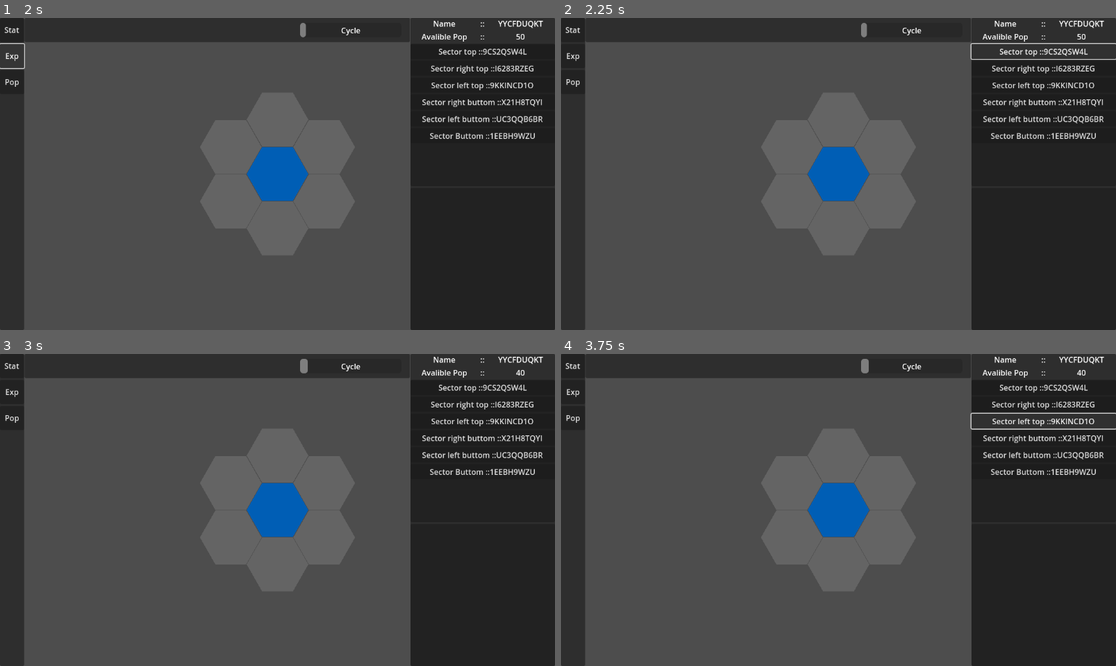
Above: before the commit, frames 1-4 (two rows, left to right).
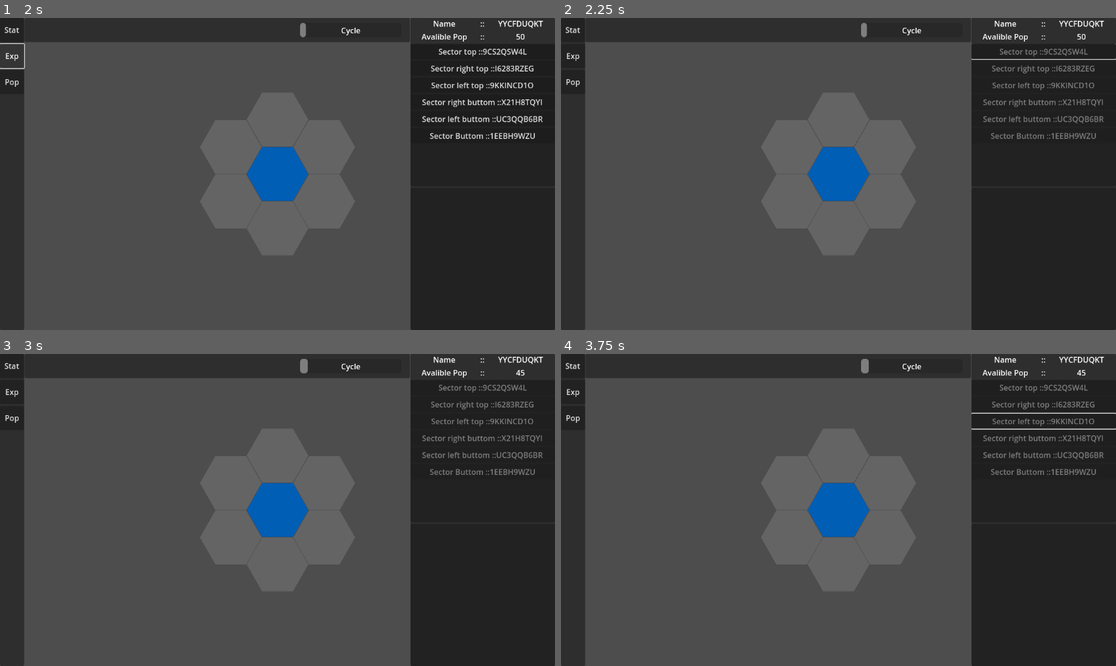
Above: after the commit, the same moments.

Repository: Drakosam/godot_game_2
Game: Godot game, scene res://main_node.tscn
Same seed, same stepped clock (60 frames per second), same inputs: the game is played once before the commit and once after it.
Inputs (mouse positions are in pixels of both pictures, inside the frame that each line leads up to):
- Up to frame 1 (2 s): click "Stat" at 0.5 s; click "Exp" at 1.25 s
- Up to frame 2 (2.25 s): click "Sector top ::9CS2QSW4L" at 2 s
- Up to frame 3 (3 s): click (482, 403) at 2.75 s, where only the run before the commit has a clickable "Sector right top ::I6283RZEG"
- Up to frame 4 (3.75 s): click (1043, 422) at 3.5 s, where only the run before the commit has a clickable "Sector left top ::9KKINCD1O"

Frame 1 is identical in both runs. In frame 2, 1.2% of the frame differs, in the area x 73-100%, y 8-39%; in frame 3, 1.0%; in frame 4, 1.1%.

Commit message:
-custom btt

Diff:
--- a/actors/tile_logic.tscn
+++ b/actors/tile_logic.tscn
@@ -19,11 +19,18 @@
 var tile_botton_r = null
 var tile_botton_l = null
 
+
 var pop = 0
 var max_pop = 50
 var pop_lock = 0
 
+
 var job_logic = null
+
+
+var exp_cd = 0
+var pop_cd = 0
+
 
 func _ready():
 	name_tile = _generate_word(9)
@@ -74,6 +81,10 @@
 		job_logic.act()
 		_job_resolve_proces()
 
+	if exp_cd>0:
+		exp_cd -= 1
+
+
 func _job_resolve_proces():
 	var job_done_list = job_logic.jobs_result()
 	for job in job_done_list:
@@ -88,9 +99,10 @@
 
 
 func explore_neighborhood(neighborhood):
-	if pop>4:
+	if pop>4 and exp_cd<1:
 		pop -= 5
-	neighborhood.try_discaver_tile(5, self)
+		neighborhood.try_discaver_tile(5, self)
+		exp_cd = 20
 
 
 func cycle_update_logic():
@@ -106,6 +118,8 @@
 
 	pop_lost_chance += max_pop - pop
 
+	print(pop_lost_chance)
+
 	if pop_lost_chance > 960:
 		pop -= 1
 "
--- /dev/null
+++ b/components/custom_buttom.tscn
@@ -0,0 +1,34 @@
+[gd_scene format=3 uid="uid://chyuqx4cab6tn"]
+
+[node name="Custom_buttom" type="Panel"]
+custom_minimum_size = Vector2(0, 48)
+anchors_preset = 15
+anchor_right = 1.0
+anchor_bottom = 1.0
+grow_horizontal = 2
+grow_vertical = 2
+
+[node name="HBoxContainer" type="HBoxContainer" parent="."]
+anchors_preset = 15
+anchor_right = 1.0
+anchor_bottom = 1.0
+grow_horizontal = 2
+grow_vertical = 2
+
+[node name="Panel" type="Panel" parent="HBoxContainer"]
+custom_minimum_size = Vector2(80, 0)
+offset_right = 80.0
+offset_bottom = 648.0
+
+[node name="CheckButton" type="CheckButton" parent="HBoxContainer/Panel"]
+offset_right = 44.0
+offset_bottom = 24.0
+scale = Vector2(2, 2)
+theme_override_constants/h_separation = 8
+
+[node name="Button" type="Button" parent="HBoxContainer"]
+offset_left = 84.0
+offset_right = 1152.0
+offset_bottom = 648.0
+size_flags_horizontal = 3
+text = "btt"
--- a/gui/current_action_panel.tscn
+++ b/gui/current_action_panel.tscn
@@ -15,8 +15,8 @@
 func set_tile(raw_tile):
 	raw_tile_data = raw_tile
 	job_quaque = []
-	for c in $VBoxContainer.get_children():
-		$VBoxContainer.remove_child(c)
+	for c in $ScrollContainer/VBoxContainer.get_children():
+		$ScrollContainer/VBoxContainer.remove_child(c)
 	update_panel()
 
 
@@ -33,7 +33,7 @@
 					var new_job = JobsProgressStaus.instantiate()
 					new_job.set_job(item)
 					job_quaque.append(new_job)
-					$VBoxContainer.add_child(new_job)
+					$ScrollContainer/VBoxContainer.add_child(new_job)
 
 	var temp_job_quaque = []
 	for job in job_quaque:
@@ -41,7 +41,7 @@
 		if job.is_active:
 			temp_job_quaque.append(job)
 		else:
-			$VBoxContainer.remove_child(job)
+			$ScrollContainer/VBoxContainer.remove_child(job)
 
 	job_quaque = temp_job_quaque
 "
@@ -54,10 +54,15 @@
 grow_vertical = 2
 script = SubResource("GDScript_gh1yl")
 
-[node name="VBoxContainer" type="VBoxContainer" parent="."]
+[node name="ScrollContainer" type="ScrollContainer" parent="."]
 layout_mode = 1
 anchors_preset = 15
 anchor_right = 1.0
 anchor_bottom = 1.0
 grow_horizontal = 2
 grow_vertical = 2
+
+[node name="VBoxContainer" type="VBoxContainer" parent="ScrollContainer"]
+layout_mode = 2
+size_flags_horizontal = 3
+size_flags_vertical = 3
--- a/gui/exploration_panel.tscn
+++ b/gui/exploration_panel.tscn
@@ -18,14 +18,34 @@
 func update_panel():
 	hide_btt()
 	refresh_exp_btt()
+	check_valability()
+
+
+func check_valability():
+	if current_tile.logic.exp_cd > 0:
+		$ScrollContainer/VBoxContainer/ChekNextSector/btt_top.disabled = true
+		$ScrollContainer/VBoxContainer/ChekNextSector/btt_buttom.disabled = true
+		$ScrollContainer/VBoxContainer/ChekNextSector/btt_left_buttom.disabled = true
+		$ScrollContainer/VBoxContainer/ChekNextSector/btt_left_top.disabled = true
+		$ScrollContainer/VBoxContainer/ChekNextSector/btt_right_buttom.disabled = true
+		$ScrollContainer/VBoxContainer/ChekNextSector/btt_right_top.disabled = true
+	else:
+		$ScrollContainer/VBoxContainer/ChekNextSector/btt_top.disabled = false
+		$ScrollContainer/VBoxContainer/ChekNextSector/btt_buttom.disabled = false
+		$ScrollContainer/VBoxContainer/ChekNextSector/btt_left_buttom.disabled = false
+		$ScrollContainer/VBoxContainer/ChekNextSector/btt_left_top.disabled = false
+		$ScrollContainer/VBoxContainer/ChekNextSector/btt_right_buttom.disabled = false
+		$ScrollContainer/VBoxContainer/ChekNextSector/btt_right_top.disabled = false
+
 
 func hide_btt():
-	$VBoxContainer/btt_top.visible = false
-	$VBoxContainer/btt_buttom.visible = false
-	$VBoxContainer/btt_left_buttom.visible = false
-	$VBoxContainer/btt_left_top.visible = false
-	$VBoxContainer/btt_right_buttom.visible = false
-	$VBoxContainer/btt_right_top.visible = false
+	$ScrollContainer/VBoxContainer/ChekNextSector/btt_top.visible = false
+	$ScrollContainer/VBoxContainer/ChekNextSector/btt_buttom.visible = false
+	$ScrollContainer/VBoxContainer/ChekNextSector/btt_left_buttom.visible = false
+	$ScrollContainer/VBoxContainer/ChekNextSector/btt_left_top.visible = false
+	$ScrollContainer/VBoxContainer/ChekNextSector/btt_right_buttom.visible = false
+	$ScrollContainer/VBoxContainer/ChekNextSector/btt_right_top.visible = false
+
 
 func refresh_exp_btt():
 	if not current_tile:
@@ -36,58 +56,63 @@
 
 	if current_tile.tile_top and current_tile.tile_top.visible:
 		if not current_tile.tile_top.is_discover:
-			$VBoxContainer/btt_top.visible = true
-			$VBoxContainer/btt_top.text =  'Sector top ::' + current_tile.tile_top.logic.name_tile
+			$ScrollContainer/VBoxContainer/ChekNextSector/btt_top.visible = true
+			$ScrollContainer/VBoxContainer/ChekNextSector/btt_top.text =  'Sector top ::' + current_tile.tile_top.logic.name_tile
 
 	if current_tile.tile_top_r and current_tile.tile_top_r.visible:
 		if not current_tile.tile_top_r.is_discover:
-			$VBoxContainer/btt_right_top.visible = true
-			$VBoxContainer/btt_right_top.text = 'Sector right top ::' + current_tile.tile_top_r.logic.name_tile
+			$ScrollContainer/VBoxContainer/ChekNextSector/btt_right_top.visible = true
+			$ScrollContainer/VBoxContainer/ChekNextSector/btt_right_top.text = 'Sector right top ::' + current_tile.tile_top_r.logic.name_tile
 
 	if current_tile.tile_top_l and current_tile.tile_top_l.visible:
 		if not current_tile.tile_top_l.is_discover:
-			$VBoxContainer/btt_left_top.visible = true
-			$VBoxContainer/btt_left_top.text = 'Sector left top ::' + current_tile.tile_top_l.logic.name_tile
+			$ScrollContainer/VBoxContainer/ChekNextSector/btt_left_top.visible = true
+			$ScrollContainer/VBoxContainer/ChekNextSector/btt_left_top.text = 'Sector left top ::' + current_tile.tile_top_l.logic.name_tile
 
 	if current_tile.tile_botton and current_tile.tile_botton.visible:
 		if not current_tile.tile_botton.is_discover:
-			$VBoxContainer/btt_buttom.visible = true
-			$VBoxContainer/btt_buttom.text = 'Sector Buttom ::' + current_tile.tile_botton.logic.name_tile
+			$ScrollContainer/VBoxContainer/ChekNextSector/btt_buttom.visible = true
+			$ScrollContainer/VBoxContainer/ChekNextSector/btt_buttom.text = 'Sector Buttom ::' + current_tile.tile_botton.logic.name_tile
 
 	if current_tile.tile_botton_r and current_tile.tile_botton_r.visible:
 		if not current_tile.tile_botton_r.is_discover:
-			$VBoxContainer/btt_right_buttom.visible = true
-			$VBoxContainer/btt_right_buttom.text = 'Sector right buttom ::' + current_tile.tile_botton_r.logic.name_tile
+			$ScrollContainer/VBoxContainer/ChekNextSector/btt_right_buttom.visible = true
+			$ScrollContainer/VBoxContainer/ChekNextSector/btt_right_buttom.text = 'Sector right buttom ::' + current_tile.tile_botton_r.logic.name_tile
 
 	if current_tile.tile_botton_l and current_tile.tile_botton_l.visible:
 		if not current_tile.tile_botton_l.is_discover:
-			$VBoxContainer/btt_left_buttom.visible = true
-			$VBoxContainer/btt_left_buttom.text = 'Sector left buttom ::' + current_tile.tile_botton_l.logic.name_tile
-
+			$ScrollContainer/VBoxContainer/ChekNextSector/btt_left_buttom.visible = true
+			$ScrollContainer/VBoxContainer/ChekNextSector/btt_left_buttom.text = 'Sector left buttom ::' + current_tile.tile_botton_l.logic.name_tile
 
 
 func _on_btt_top_button_down():
 	current_tile.logic.explore_neighborhood(current_tile.tile_top.logic)
+	check_valability()
 
 
 func _on_btt_right_top_button_down():
 	current_tile.logic.explore_neighborhood(current_tile.tile_top_r.logic)
+	check_valability()
 
 
 func _on_btt_left_top_button_down():
 	current_tile.logic.explore_neighborhood(current_tile.tile_top_l.logic)
+	check_valability()
 
 
 func _on_btt_right_buttom_button_down():
 	current_tile.logic.explore_neighborhood(current_tile.tile_botton_r.logic)
+	check_valability()
 
 
 func _on_btt_left_buttom_button_down():
 	current_tile.logic.explore_neighborhood(current_tile.tile_botton_l.logic)
+	check_valability()
 
 
 func _on_btt_buttom_button_down():
 	current_tile.logic.explore_neighborhood(current_tile.tile_botton.logic)
+	check_valability()
 
 "
 
@@ -99,52 +124,65 @@
 grow_vertical = 2
 script = SubResource("GDScript_uytab")
 
-[node name="VBoxContainer" type="VBoxContainer" parent="."]
+[node name="ScrollContainer" type="ScrollContainer" parent="."]
 anchors_preset = 15
 anchor_right = 1.0
 anchor_bottom = 1.0
 grow_horizontal = 2
 grow_vertical = 2
 
-[node name="btt_top" type="Button" parent="VBoxContainer"]
+[node name="VBoxContainer" type="VBoxContainer" parent="ScrollContainer"]
+offset_right = 1152.0
+offset_bottom = 648.0
+grow_horizontal = 2
+grow_vertical = 2
+size_flags_horizontal = 3
+size_flags_vertical = 3
+
+[node name="ChekNextSector" type="VBoxContainer" parent="ScrollContainer/VBoxContainer"]
+offset_right = 1152.0
+offset_bottom = 648.0
+size_flags_vertical = 3
+
+[node name="btt_top" type="Button" parent="ScrollContainer/VBoxContainer/ChekNextSector"]
 offset_right = 1152.0
 offset_bottom = 31.0
 text = "Sector top ::"
 
-[node name="btt_right_top" type="Button" parent="VBoxContainer"]
+[node name="btt_right_top" type="Button" parent="ScrollContainer/VBoxContainer/ChekNextSector"]
 offset_top = 35.0
 offset_right = 1152.0
 offset_bottom = 66.0
 text = "Sector right top ::"
 
-[node name="btt_left_top" type="Button" parent="VBoxContainer"]
+[node name="btt_left_top" type="Button" parent="ScrollContainer/VBoxContainer/ChekNextSector"]
 offset_top = 70.0
 offset_right = 1152.0
 offset_bottom = 101.0
 text = "Sector left top ::
 "
 
-[node name="btt_right_buttom" type="Button" parent="VBoxContainer"]
+[node name="btt_right_buttom" type="Button" parent="ScrollContainer/VBoxContainer/ChekNextSector"]
 offset_top = 105.0
 offset_right = 1152.0
 offset_bottom = 136.0
 text = "Sector right buttom ::"
 
-[node name="btt_left_buttom" type="Button" parent="VBoxContainer"]
+[node name="btt_left_buttom" type="Button" parent="ScrollContainer/VBoxContainer/ChekNextSector"]
 offset_top = 140.0
 offset_right = 1152.0
 offset_bottom = 171.0
 text = "Sector left buttom ::"
 
-[node name="btt_buttom" type="Button" parent="VBoxContainer"]
+[node name="btt_buttom" type="Button" parent="ScrollContainer/VBoxContainer/ChekNextSector"]
 offset_top = 175.0
 offset_right = 1152.0
 offset_bottom = 206.0
 text = "Sector Buttom ::"
 
-[connection signal="button_down" from="VBoxContainer/btt_top" to="." method="_on_btt_top_button_down"]
-[connection signal="button_down" from="VBoxContainer/btt_right_top" to="." method="_on_btt_right_top_button_down"]
-[connection signal="button_down" from="VBoxContainer/btt_left_top" to="." method="_on_btt_left_top_button_down"]
-[connection signal="button_down" from="VBoxContainer/btt_right_buttom" to="." method="_on_btt_right_buttom_button_down"]
-[connection signal="button_down" from="VBoxContainer/btt_left_buttom" to="." method="_on_btt_left_buttom_button_down"]
-[connection signal="button_down" from="VBoxContainer/btt_buttom" to="." method="_on_btt_buttom_button_down"]
+[connection signal="button_down" from="ScrollContainer/VBoxContainer/ChekNextSector/btt_top" to="." method="_on_btt_top_button_down"]
+[connection signal="button_down" from="ScrollContainer/VBoxContainer/ChekNextSector/btt_right_top" to="." method="_on_btt_right_top_button_down"]
+[connection signal="button_down" from="ScrollContainer/VBoxContainer/ChekNextSector/btt_left_top" to="." method="_on_btt_left_top_button_down"]
+[connection signal="button_down" from="ScrollContainer/VBoxContainer/ChekNextSector/btt_right_buttom" to="." method="_on_btt_right_buttom_button_down"]
+[connection signal="button_down" from="ScrollContainer/VBoxContainer/ChekNextSector/btt_left_buttom" to="." method="_on_btt_left_buttom_button_down"]
+[connection signal="button_down" from="ScrollContainer/VBoxContainer/ChekNextSector/btt_buttom" to="." method="_on_btt_buttom_button_down"]
--- a/gui/pop_panel.tscn
+++ b/gui/pop_panel.tscn
@@ -7,7 +7,15 @@
 grow_horizontal = 2
 grow_vertical = 2
 
-[node name="Label" type="Label" parent="."]
-offset_right = 40.0
-offset_bottom = 23.0
-text = "pop"
+[node name="ScrollContainer" type="ScrollContainer" parent="."]
+layout_mode = 1
+anchors_preset = 15
+anchor_right = 1.0
+anchor_bottom = 1.0
+grow_horizontal = 2
+grow_vertical = 2
+
+[node name="VBoxContainer" type="VBoxContainer" parent="ScrollContainer"]
+layout_mode = 2
+size_flags_horizontal = 3
+size_flags_vertical = 3
Not shown: 2 places in components/terain_tile.tscn that only renumber resources
